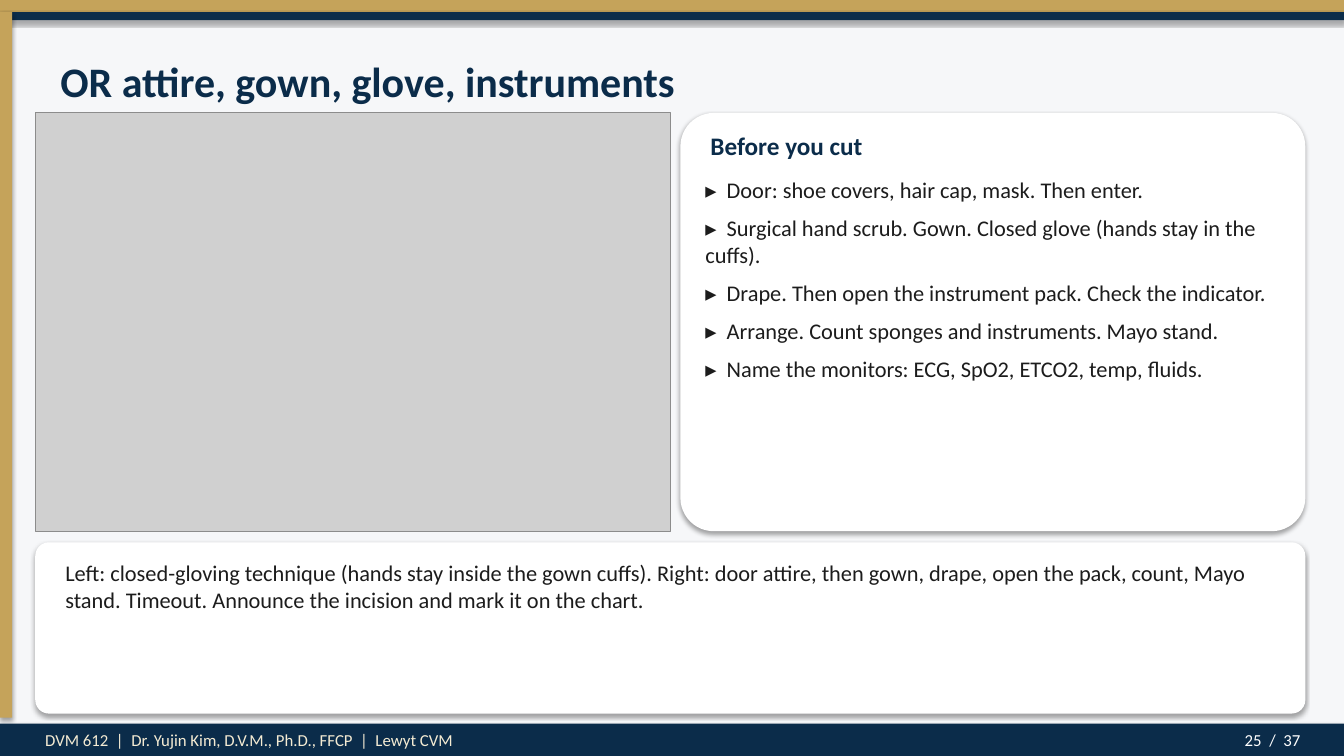
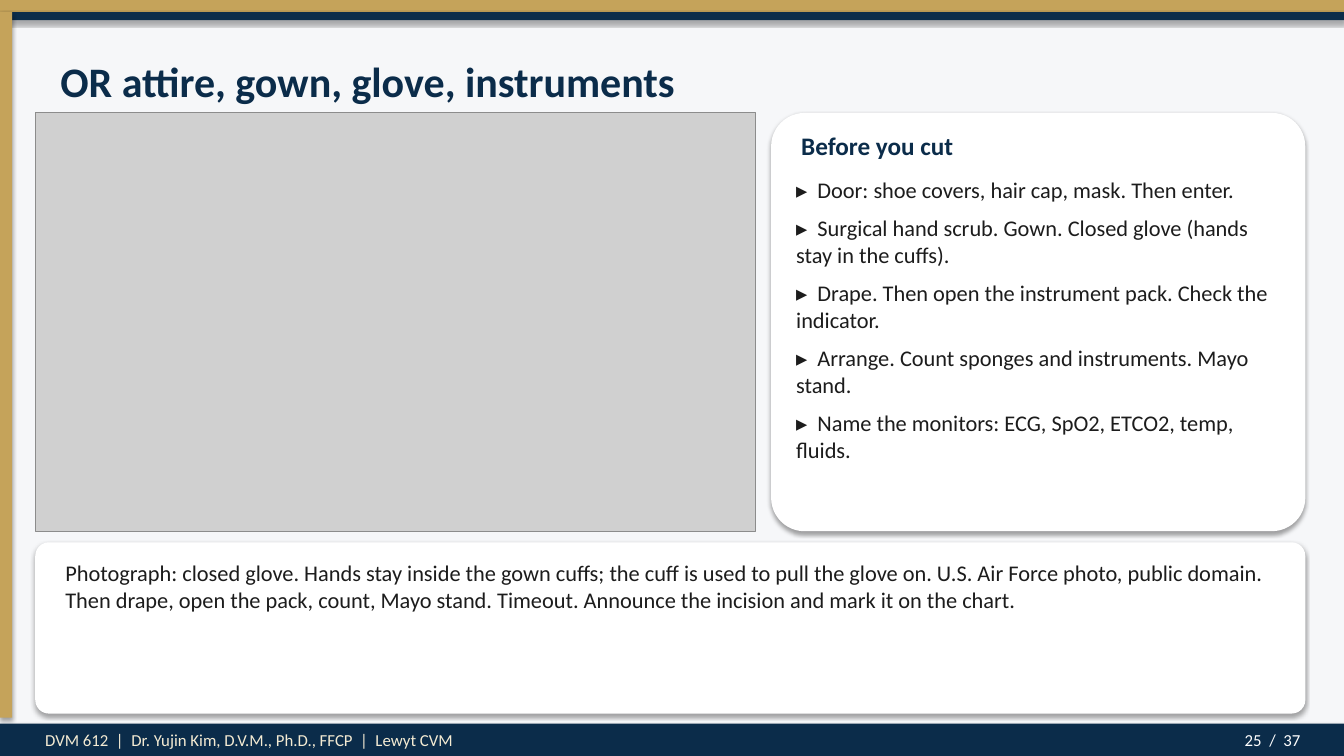
Before and after one commit to drkimvet/happycare, a slide deck: slide 25 of lectures/DVM-612_Week4_Preop_PatientPrep_Postop.pptx. Drawn at 1344x756 pixels with LibreOffice and Linux fonts; fonts in the diff are those of the drawing; grey boxes stand for pictures. Boxes give left, top, right and bottom in pixels: in the first picture for what was removed or moved away, otherwise in the second. Text is boxed around its words. In the diff, an @@ line names an element or a change of style, - is before the commit and + after.

```diff
--- a/lectures/DVM-612_Week4_Preop_PatientPrep_Postop.pptx
+++ b/lectures/DVM-612_Week4_Preop_PatientPrep_Postop.pptx
@@ picture: place and size @@
-picture at [35, 113, 670, 531]
+picture at [35, 113, 756, 531]
@@ rounded rectangle: place and size @@
-rounded rectangle at [681, 113, 1306, 531]
+rounded rectangle at [771, 113, 1306, 531]
@@ text "Before you cut": place and size @@
-text "Before you cut" at [710, 137, 863, 159]
+text "Before you cut" at [801, 137, 953, 159]
@@ text "▸ Door: shoe covers, hair ..." rewrapped from [705, 182, 1266, 381] to [796, 182, 1267, 458] @@
@@ text at [65, 565, 1263, 612]: text changed @@
-Left: closed-gloving technique (hands stay inside the gown cuffs). Right: door attire, then gown, drape, open the pack, count, Mayo stand. Timeout. Announce the incision and mark it on the chart.
+Photograph: closed glove. Hands stay inside the gown cuffs; the cuff is used to pull the glove on. U.S. Air Force photo, public domain. Then drape, open the pack, count, Mayo stand. Timeout. Announce the incision and mark it on the chart.
```
Also in this commit, not shown: 4 other slides changed, 8 other files.
